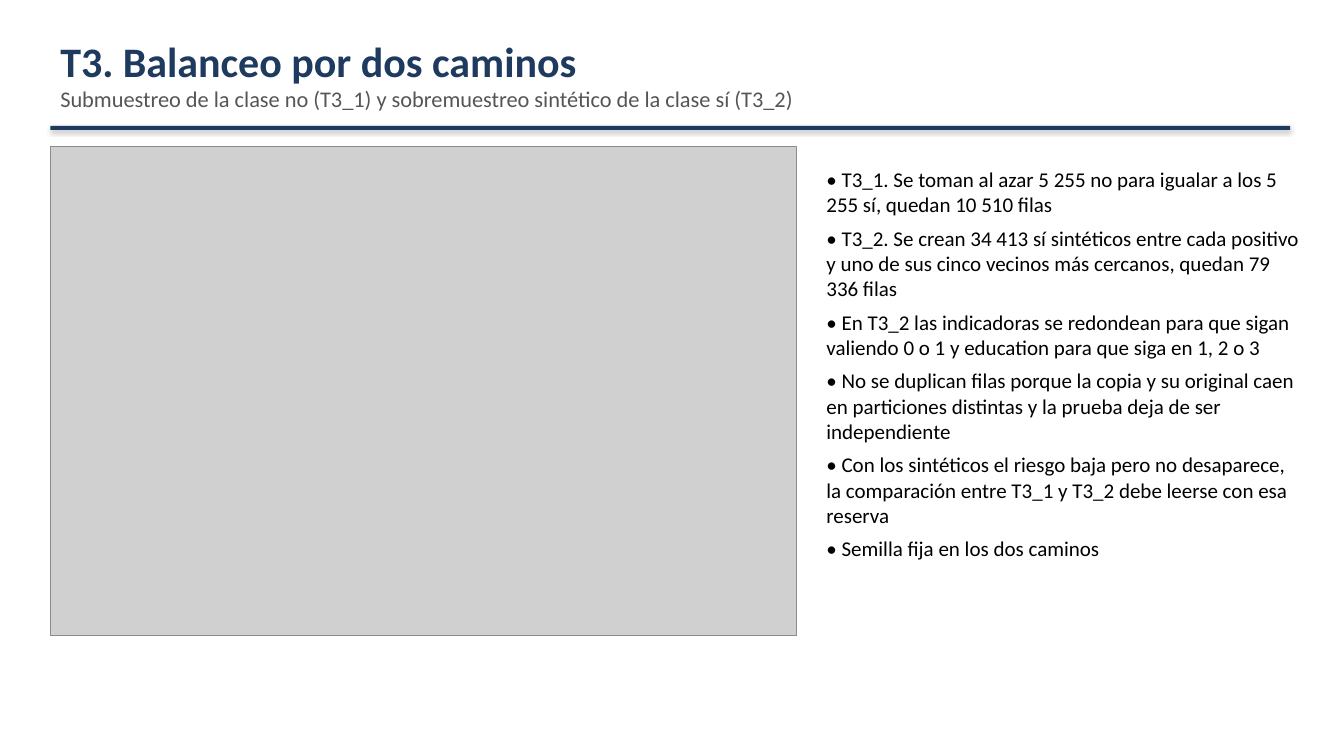
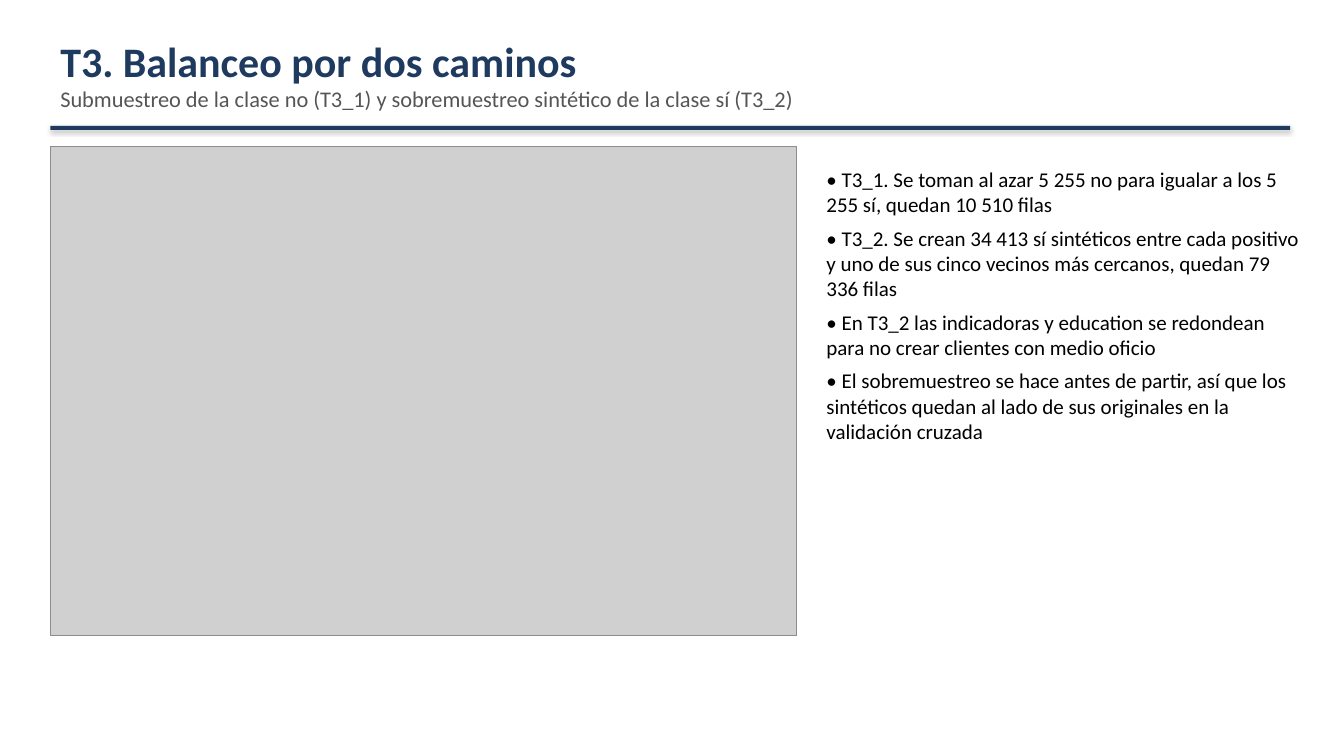
Before and after one commit to Checho019/maestria-inteligencia-computacional, a slide deck: slide 8 of Exposicion Bank/exposicion_bank.pptx (slide 12 before the commit). Drawn at 1344x756 pixels with LibreOffice and Linux fonts; fonts in the diff are those of the drawing; grey boxes stand for pictures. Boxes give left, top, right and bottom in pixels: in the first picture for what was removed or moved away, otherwise in the second. Text is boxed around its words. In the diff, an @@ line names an element or a change of style, - is before the commit and + after.

```diff
--- a/Exposicion Bank/exposicion_bank.pptx
+++ b/Exposicion Bank/exposicion_bank.pptx
@@ text at (826,315,1286,439): text changed @@
-• En T3_2 las indicadoras se redondean para que sigan valiendo 0 o 1 y education para que siga en 1, 2 o 3
-• No se duplican filas porque la copia y su original caen en particiones distintas y la prueba deja de ser independiente
-• Con los sintéticos el riesgo baja pero no desaparece, la comparación entre T3_1 y T3_2 debe leerse con esa reserva
-• Semilla fija en los dos caminos
+• En T3_2 las indicadoras y education se redondean para no crear clientes con medio oficio
+• El sobremuestreo se hace antes de partir, así que los sintéticos quedan al lado de sus originales en la validación cruzada
```
Also in this commit, not shown: 7 other slides changed, 1 slide added, 6 slides removed, 3 other files.
